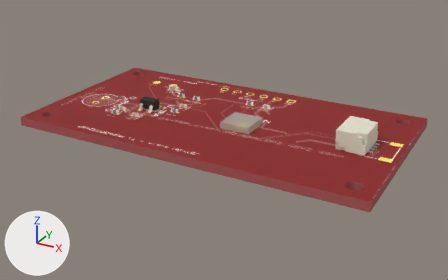
Renders of the glTF model public/viewer/jst-sh__msp430fr2433__photodiode/3d.glb from each side of a commit.
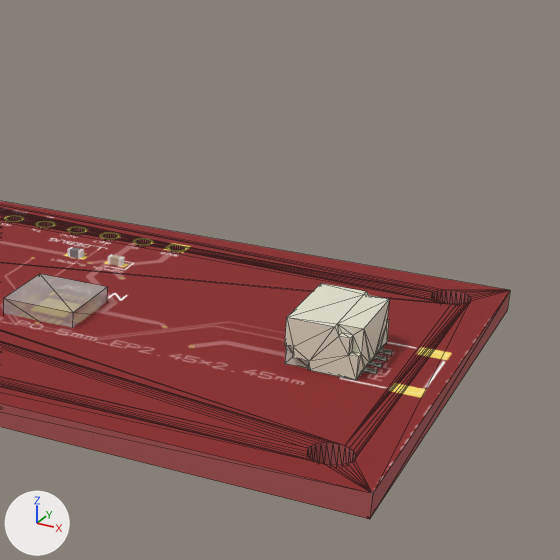
Each version is shown whole from a 50 mm camera at (43.6, -79.1, 36.5) aimed at (1.0, -1.6, -2.2), then close up on the part from 49% to 100% of the width and 0% to 82% of the height. The axes (+X, +Y, +Z) are drawn at lower left. The lights are the same throughout. The older version's two pictures come first. The close-ups show mesh edges as thin lines. Vertices at exactly the same position are counted once.

Objects in the first close-up: 'Box0', 'J1', 'U_MAIN' and 2 more.
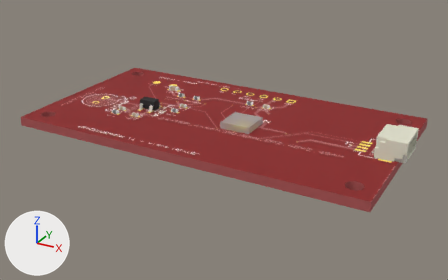
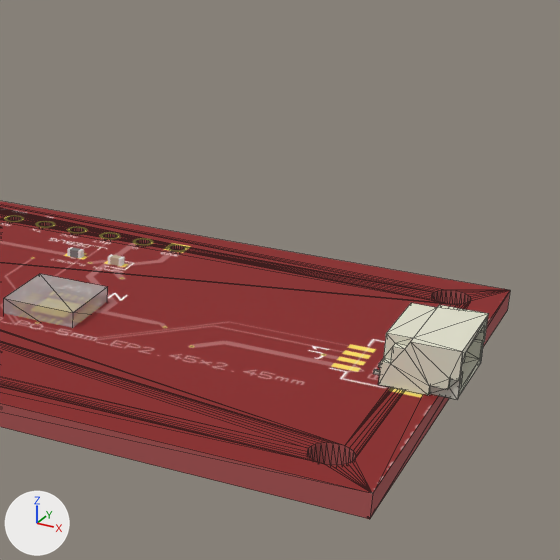
The change, as a list of edits to the scene's bpy script:
```text
Change me_j1:
    used by ob_j1; location = (23.8, 0.0, 0.7)
    remove me_j1.from_pydata(...)  # 164 vertices, 324 faces; spans x -4.55..0.4, y -3.0..3.0, z 0.0..2.96
    add me_j1.from_pydata(...)  # 164 vertices, 324 faces; spans x -0.4..4.55, y -3.0..3.0, z 0.0..2.96
    me_j1 part 1: the whole mesh is turned 180 degrees about the z axis through the mesh origin
Change ob_j1:
    ob_j1.location: (23.8, 0.0, 0.7) -> (24.45, 0.0, 0.7)
```

Pixel boxes (x1, y1, x2, y2) of what changed, in the close-ups (560 x 560 px):
'J1', moved, turned: before (285, 283, 392, 380); after (373, 303, 488, 399)
